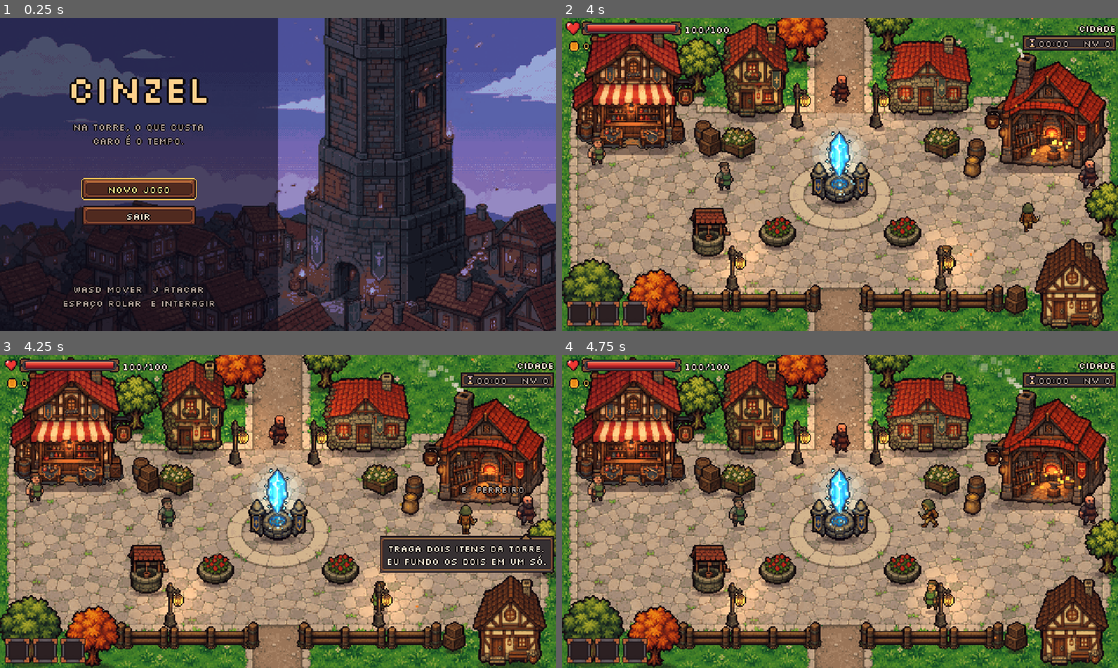
Above: before the commit, frames 1-4 (two rows, left to right).
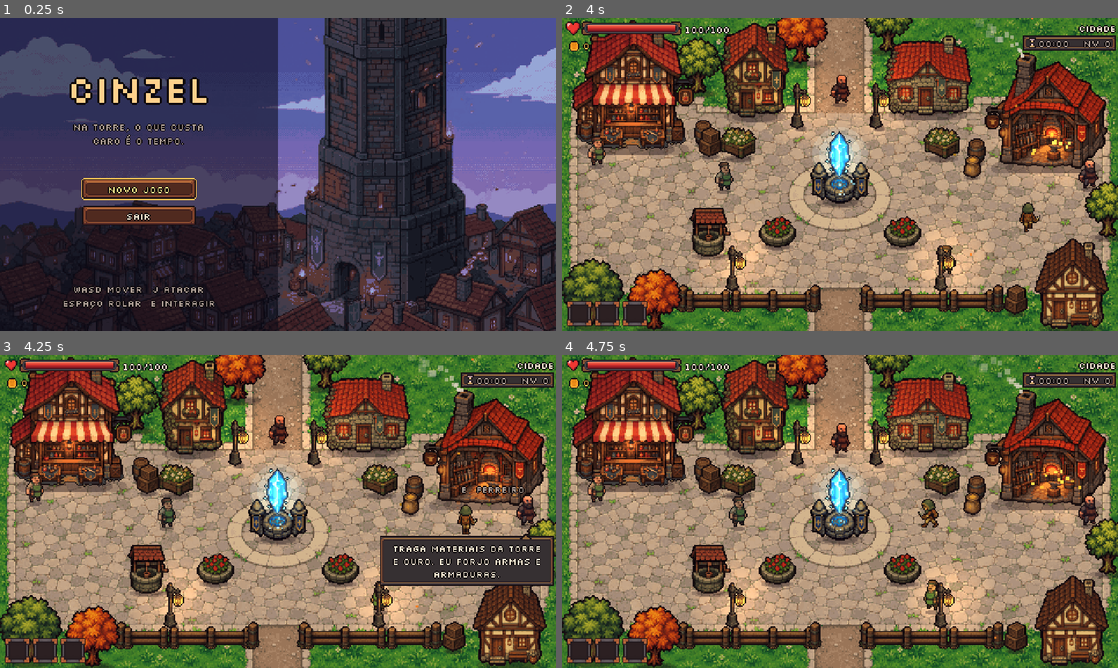
Above: after the commit, the same moments.

Repository: danicunhac/cinzel
Game: Godot game, scene res://ui/title.tscn
The game is run twice, just before and just after one commit, with the same random seed, the same clock (stepped at 60 frames per second) and the same inputs.
Inputs (mouse positions are in pixels of both pictures, inside the frame that each line leads up to):
- Up to frame 1 (0.25 s): no input
- Up to frame 2 (4 s): click "Novo jogo" at 0.5 s; tap Enter at 1.25 s; move the mouse to (962, 158) at 1.27 s; hold D (move_right) 1.28-2.03 s; tap E (interact) at 1.35, 2.3, 3.6 s; tap Space (roll) at 1.55, 2.1, 3.05 s; move the mouse to (728, 190) at 2.02 s; hold S (move_down) 2.03-2.78 s; move the mouse to (895, 105) at 2.77 s; hold D (move_right) 2.78-3.53 s; tap J (attack) at 2.85 s; move the mouse to (812, 237) at 3.52 s; hold W (move_up) from 3.53 s (still down)
- Up to frame 3 (4.25 s): keep holding W (move_up)
- Up to frame 4 (4.75 s): move the mouse to (1006, 558) at 4.27 s; release W (move_up) at 4.28 s; hold A (move_left) from 4.28 s (still down); tap Space (roll) at 4.35 s

Frames 1-2 are identical in both runs. In frame 3, 2.2% of the frame differs, in the area x 68-100%, y 60-74%; in frame 4, nothing differs.

Commit message:
fix: ferreiro forja com materiais e loja conta a mochila

Diff:
--- a/game/logic/forge.gd
+++ b/game/logic/forge.gd
@@ -60,6 +60,14 @@
 	return true
 
 
+## Whether any unlocked recipe can be forged right now (smith call to action).
+static func any_craftable(run: RunState) -> bool:
+	for id: StringName in RECIPES:
+		if can_craft(run, id):
+			return true
+	return false
+
+
 ## Spends materials and gold and puts the result in the backpack. Refused
 ## (nothing spent) when the result would not fit after paying.
 static func craft(run: RunState, recipe_id: StringName) -> bool:
--- a/game/logic/inventory.gd
+++ b/game/logic/inventory.gd
@@ -23,6 +23,8 @@
 ## Adds up to `qty`, filling stacks first, then empty slots. Returns what did
 ## not fit (0 when everything went in).
 func add(id: StringName, qty: int = 1) -> int:
+	if qty <= 0:
+		return 0
 	if not ItemDB.has(id):
 		push_error("Inventory.add: unknown item '%s'" % id)
 		return qty
@@ -45,9 +47,10 @@
 	return left
 
 
-## Removes `qty` units of `id` (from the last slots first). All or nothing.
+## Removes `qty` units of `id` (from the last slots first). All or nothing;
+## qty <= 0 removes nothing and returns false.
 func remove(id: StringName, qty: int = 1) -> bool:
-	if count(id) < qty:
+	if qty <= 0 or count(id) < qty:
 		return false
 	var left := qty
 	for i in range(slots.size() - 1, -1, -1):
--- /dev/null
+++ b/game/logic/loot_drop.gd
@@ -0,0 +1,11 @@
+class_name LootDrop
+extends RefCounted
+## One stack of loot rolled by LootTable.
+
+var id: StringName
+var qty: int
+
+
+func _init(item_id: StringName = &"", amount: int = 1) -> void:
+	id = item_id
+	qty = amount
--- a/game/logic/loot_table.gd
+++ b/game/logic/loot_table.gd
@@ -6,7 +6,7 @@
 ##   Bosses: gear of rare or better, 3 floor materials, maybe the tower
 ##   crystal, and the first boss gives an outfit.
 ## Rarity is weighted by floor and run clock level.
-## Drops are {"id": StringName, "qty": int}.
+## Drops are LootDrop (id, qty).
 
 const ENEMY_DROP_CHANCE := 0.5
 const ENEMY_MATERIALS: Dictionary[int, Dictionary] = {
@@ -44,13 +44,13 @@
 
 
 ## Material drop of one enemy (crawler, shooter, charger). [] when nothing drops.
-static func roll_enemy(enemy_type: StringName, floor_num: int, rng: RandomNumberGenerator) -> Array[Dictionary]:
-	var out: Array[Dictionary] = []
+static func roll_enemy(enemy_type: StringName, floor_num: int, rng: RandomNumberGenerator) -> Array[LootDrop]:
+	var out: Array[LootDrop] = []
 	var table: Dictionary = ENEMY_MATERIALS.get(clampi(floor_num, 1, 3), {})
 	if not table.has(enemy_type):
 		return out
 	if rng.randf() < ENEMY_DROP_CHANCE:
-		out.append({"id": table[enemy_type], "qty": 1})
+		out.append(LootDrop.new(table[enemy_type], 1))
 	return out
 
 
@@ -72,26 +72,26 @@
 
 ## Everything a floor boss drops.
 static func roll_boss(floor_num: int, clock_level: int, rng: RandomNumberGenerator,
-		exclude: Array[StringName] = []) -> Array[Dictionary]:
-	var out: Array[Dictionary] = []
+		exclude: Array[StringName] = []) -> Array[LootDrop]:
+	var out: Array[LootDrop] = []
 	var kinds := CHEST_KIND_WEIGHTS.duplicate()
 	kinds.erase(&"outfit")
 	var rarity := roll_rarity(floor_num, clock_level, rng)
 	if rarity == &"common":
 		rarity = &"rare"
-	out.append({"id": _gear(_pick(kinds, rng), rarity, rng), "qty": 1})
+	out.append(LootDrop.new(_gear(_pick(kinds, rng), rarity, rng), 1))
 	var mats := ItemDB.materials_of_floor(clampi(floor_num, 1, 3))
 	var counts: Dictionary[StringName, int] = {}
 	for i in BOSS_MATERIALS:
 		var m := mats[rng.randi_range(0, mats.size() - 1)]
 		counts[m] = counts.get(m, 0) + 1
 	for m: StringName in counts:
-		out.append({"id": m, "qty": counts[m]})
+		out.append(LootDrop.new(m, counts[m]))
 	if rng.randf() < BOSS_CRYSTAL_CHANCE.get(clampi(floor_num, 1, 3), 0.0):
-		out.append({"id": BOSS_CRYSTAL, "qty": 1})
+		out.append(LootDrop.new(BOSS_CRYSTAL, 1))
 	var outfit: StringName = BOSS_OUTFITS.get(floor_num, &"")
 	if outfit != &"" and not exclude.has(outfit):
-		out.append({"id": outfit, "qty": 1})
+		out.append(LootDrop.new(outfit, 1))
 	return out
 
 
--- a/game/logic/run_state.gd
+++ b/game/logic/run_state.gd
@@ -14,7 +14,7 @@
 var inventory: Inventory = Inventory.new(equipment.capacity())
 ## Outfits the player can wear. Visual only, so they survive death.
 var unlocked_outfits: Array[StringName] = [Equipment.STARTER_OUTFIT]
-## The town market keeps its prices between visits (not reset by death).
+## The town market keeps its prices between visits; death starts a fresh one.
 var market: Market = Market.new()
 var unlocked_floors: int = 1
 ## Bosses beaten in this run (unlocks forge recipes).
@@ -24,9 +24,12 @@
 ## Floor 1 opens with the 3 tutorial rooms until they are finished in this run.
 var tutorial_done: bool = false
 ## The equipped relics (old name kept for the HUD and the swap panel).
+## Read-only: change relics with add_item/replace_item/remove_item or equip.
 var items: Array[StringName]:
 	get:
 		return equipment.relics
+	set(_value):
+		push_error("RunState.items is read-only: use add_item, replace_item, remove_item or equip")
 
 
 func can_take_item() -> bool:
@@ -146,11 +149,12 @@
 	unlock_floor(floor_num + 1)
 
 
-## Loses everything and goes back to the starter kit. Unlocked outfits (and
-## the one being worn) stay.
+## Loses everything and goes back to the starter kit; the market starts fresh.
+## Unlocked outfits (and the one being worn) stay.
 func die() -> void:
 	var outfit := equipment.outfit
 	gold = 0
+	market = Market.new()
 	equipment = Equipment.starter()
 	equipment.outfit = outfit
 	inventory = Inventory.new(equipment.capacity())
--- a/game/tests/unit/test_equipment.gd
+++ b/game/tests/unit/test_equipment.gd
@@ -95,6 +95,42 @@
 	T.eq(inv.count(&"fang"), 7)
 
 
+func test_equip_weapon_from_full_backpack() -> void:
+	var eq := Equipment.starter()
+	var inv := Inventory.new(8)
+	inv.add(&"axe_war")
+	inv.add(&"fang", 7)
+	T.eq(inv.is_full(), true)
+	T.eq(eq.equip(&"axe_war", inv), true, "the axe's slot takes the old sword")
+	T.eq(inv.count(&"sword_iron"), 1)
+	T.eq(inv.is_full(), true)
+
+
+func test_swap_relic_from_full_backpack() -> void:
+	var eq := Equipment.starter()
+	eq.relics = [&"fang", &"spark", &"wind_cape"] as Array[StringName]
+	var inv := Inventory.new(8)
+	inv.add(&"glass_shield")
+	inv.add(&"axe_war", 7)
+	T.eq(eq.equip(&"glass_shield", inv, 2), true)
+	T.eq(eq.relics[2], &"glass_shield")
+	T.eq(inv.count(&"wind_cape"), 1)
+
+
+func test_downgrade_refused_from_full_medium_backpack() -> void:
+	var eq := Equipment.starter()
+	var inv := Inventory.new(8)
+	inv.add(&"backpack_medium")
+	eq.equip(&"backpack_medium", inv)
+	inv.add(&"fang", 13)
+	T.eq(inv.is_full(), true, "14 of 14")
+	T.eq(eq.equip(&"backpack_small", inv), false)
+	T.eq(eq.backpack, &"backpack_medium")
+	T.eq(inv.capacity, 14)
+	T.eq(inv.used(), 14, "nothing lost")
+	T.eq(inv.count(&"backpack_small"), 1)
+
+
 func test_relics_fill_then_swap() -> void:
 	var eq := Equipment.starter()
 	var inv := Inventory.new(8)
--- a/game/tests/unit/test_forge.gd
+++ b/game/tests/unit/test_forge.gd
@@ -27,6 +27,13 @@
 	T.ok(at2.size() > at1.size(), "beating floor 2 unlocks more")
 	T.eq(Forge.unlocked(3).size(), Forge.RECIPES.size())
 	T.ok(not at0.has(&"armor_shadow"), "late recipe locked at start")
+
+
+func test_any_craftable() -> void:
+	var run := RunState.new()
+	T.eq(Forge.any_craftable(run), false)
+	_fill(run, &"helm_iron")
+	T.eq(Forge.any_craftable(run), true)
 
 
 func test_craft_consumes_materials_and_gold() -> void:
--- a/game/tests/unit/test_inventory.gd
+++ b/game/tests/unit/test_inventory.gd
@@ -60,6 +60,17 @@
 	T.eq(inv.count(&"fang"), 7, "items kept and packed")
 
 
+func test_non_positive_qty_is_a_no_op() -> void:
+	var inv := Inventory.new(8)
+	T.eq(inv.add(&"mat_slime_gel", 0), 0)
+	T.eq(inv.add(&"mat_slime_gel", -3), 0)
+	T.ok(inv.is_empty(), "nothing added")
+	inv.add(&"mat_slime_gel", 2)
+	T.eq(inv.remove(&"mat_slime_gel", 0), false)
+	T.eq(inv.remove(&"mat_slime_gel", -1), false)
+	T.eq(inv.count(&"mat_slime_gel"), 2)
+
+
 func test_unknown_id_not_added() -> void:
 	var inv := Inventory.new(8)
 	T.eq(inv.add(&"nope"), 1)
--- a/game/tests/unit/test_loot_table.gd
+++ b/game/tests/unit/test_loot_table.gd
@@ -21,8 +21,15 @@
 	var b := _rng(9)
 	for i in 30:
 		T.eq(LootTable.roll_chest(2, 3, a), LootTable.roll_chest(2, 3, b))
-		T.eq(LootTable.roll_enemy(&"crawler", 1, a), LootTable.roll_enemy(&"crawler", 1, b))
-		T.eq(LootTable.roll_boss(3, 1, a), LootTable.roll_boss(3, 1, b))
+		T.eq(_flat(LootTable.roll_enemy(&"crawler", 1, a)), _flat(LootTable.roll_enemy(&"crawler", 1, b)))
+		T.eq(_flat(LootTable.roll_boss(3, 1, a)), _flat(LootTable.roll_boss(3, 1, b)))
+
+
+func _flat(drops: Array[LootDrop]) -> Array[String]:
+	var out: Array[String] = []
+	for d in drops:
+		out.append("%s:%d" % [d.id, d.qty])
+	return out
 
 
 func test_rarity_weights_shift_with_floor_and_clock() -> void:
@@ -63,11 +70,11 @@
 	var rng := _rng(1)
 	var seen: Dictionary[StringName, bool] = {}
 	for i in 200:
-		for drop: Dictionary in LootTable.roll_enemy(&"shooter", 2, rng):
-			seen[drop["id"]] = true
+		for drop: LootDrop in LootTable.roll_enemy(&"shooter", 2, rng):
+			seen[drop.id] = true
 	T.eq(seen.keys(), [LootTable.ENEMY_MATERIALS[2][&"shooter"]], "one material per type and floor")
 	T.ok(ItemDB.materials_of_floor(2).has(LootTable.ENEMY_MATERIALS[2][&"shooter"]), "floor 2 material")
-	T.eq(LootTable.roll_enemy(&"ghost", 1, rng), [] as Array[Dictionary], "unknown enemy drops nothing")
+	T.ok(LootTable.roll_enemy(&"ghost", 1, rng).is_empty(), "unknown enemy drops nothing")
 
 
 func test_enemy_drop_chance() -> void:
@@ -83,14 +90,14 @@
 	var drops := LootTable.roll_boss(1, 0, rng)
 	var gear := 0
 	var mats := 0
-	for d: Dictionary in drops:
-		var k := ItemDB.kind(d["id"])
+	for d: LootDrop in drops:
+		var k := ItemDB.kind(d.id)
 		if k == &"material":
-			mats += int(d["qty"])
+			mats += d.qty
 		else:
 			gear += 1
 			if k != &"outfit":
-				T.ok(ItemDB.rarity(d["id"]) != &"common", "boss gear is at least rare")
+				T.ok(ItemDB.rarity(d.id) != &"common", "boss gear is at least rare")
 	T.ok(gear >= 1, "boss gives gear")
 	T.ok(mats >= LootTable.BOSS_MATERIALS, "boss gives materials")
 
@@ -99,7 +106,7 @@
 	var rng := _rng(8)
 	for i in 20:
 		var has := false
-		for d: Dictionary in LootTable.roll_boss(3, 0, rng):
-			if d["id"] == &"mat_tower_crystal":
+		for d: LootDrop in LootTable.roll_boss(3, 0, rng):
+			if d.id == &"mat_tower_crystal":
 				has = true
 		T.ok(has, "crystal on floor 3 boss")
--- a/game/tests/unit/test_run_state.gd
+++ b/game/tests/unit/test_run_state.gd
@@ -1,7 +1,7 @@
 extends RefCounted
 
 ## Tests whose push_error is the behaviour under test (see run_tests.gd).
-const EXPECTS_ERRORS: Array[String] = ["test_add_unknown_item_rejected"]
+const EXPECTS_ERRORS: Array[String] = ["test_add_unknown_item_rejected", "test_items_is_read_only"]
 
 var _fired: int = 0
 
@@ -176,3 +176,18 @@
 
 func test_hp_defaults_to_base_max() -> void:
 	T.eq(RunState.new().hp, 100)
+
+
+func test_die_resets_market() -> void:
+	var r := RunState.new()
+	r.market.begin_visit(RandomNumberGenerator.new())
+	r.market.factors[&"fang"] = 0.4
+	r.die()
+	T.near(r.market.factor(&"fang"), 1.0)
+	T.eq(r.market.visits, 0, "new run, fresh market")
+
+
+func test_items_is_read_only() -> void:
+	var r := RunState.new()
+	r.items = [&"fang"] as Array[StringName]
+	T.ok(r.items.is_empty(), "assignment ignored: use add_item or equip")
--- a/game/tests/unit/test_town_cta.gd
+++ b/game/tests/unit/test_town_cta.gd
@@ -32,8 +32,8 @@
 	T.ok(TownLogic.cta_visible(&"shop", &"shop", 0), "shop in range")
 	T.ok(not TownLogic.cta_visible(&"shop", &"", 3), "out of range")
 	T.ok(not TownLogic.cta_visible(&"shop", &"smith", 3), "in range of another spot")
-	T.ok(not TownLogic.cta_visible(&"smith", &"smith", 1), "smith needs two items")
-	T.ok(TownLogic.cta_visible(&"smith", &"smith", 2), "smith with two items")
+	T.ok(not TownLogic.cta_visible(&"smith", &"smith", 5, false), "smith needs a craftable recipe")
+	T.ok(TownLogic.cta_visible(&"smith", &"smith", 0, true), "smith with a craftable recipe")
 	T.ok(TownLogic.cta_visible(&"teleport", &"teleport", 0), "crystal always works")
 	T.ok(not TownLogic.cta_visible(&"", &"", 0), "no spot")
 
@@ -51,12 +51,14 @@
 	player.global_position = TownScript.SPOTS[&"smith"]
 	await _tree().process_frame
 	T.eq(town.near, &"smith")
-	T.ok(not town._ctas[&"smith"].active, "no items: no smith ring")
+	T.ok(not town._ctas[&"smith"].active, "nothing to forge: no smith ring")
 	T.ok(town._bubble.visible, "smith still talks")
-	_game().run.add_item(&"fang")
-	_game().run.add_item(&"spark")
+	T.eq(town._bubble.label.text, TownScript.LINES["smith_wait"])
+	_game().run.inventory.add(&"mat_stone_shard", 4)
+	_game().run.add_gold(35)
 	await _tree().process_frame
-	T.ok(town._ctas[&"smith"].active, "two items: smith ring")
+	T.ok(town._ctas[&"smith"].active, "craftable recipe: smith ring")
+	T.eq(town._bubble.label.text, TownScript.LINES["smith"])
 	player.global_position = TownScript.SPAWN
 	await _tree().process_frame
 	T.eq(town.near, &"")
@@ -65,6 +67,29 @@
 		T.ok(not town._ctas[id].active, "%s ring off" % id)
 	town.free()
 	_game().new_run()
+
+
+func test_shop_line_counts_the_backpack() -> void:
+	_game().new_run()
+	var town := await _spawn("res://world/town.tscn")
+	var player := town.get_node("Player") as Player
+	player.global_position = TownScript.SPOTS[&"shop"]
+	_game().run.add_item(&"fang")
+	_game().run.add_item(&"spark")
+	await _tree().process_frame
+	T.eq(town._bubble.label.text, TownScript.LINES["shop"], "equipped relics are not for sale")
+	_game().run.inventory.add(&"mat_slime_gel")
+	await _tree().process_frame
+	T.eq(town._bubble.label.text, TownScript.LINES["shop_sell"], "backpack item: sell line")
+	town.free()
+	_game().new_run()
+
+
+func test_smith_lines_talk_about_forging() -> void:
+	for key: String in ["smith", "smith_wait"]:
+		var text: String = TownScript.LINES[key]
+		T.ok(not text.contains("dois itens"), "%s: no more 2-for-1 trade" % key)
+		T.ok(text.contains("materia"), "%s mentions materials" % key)
 
 
 func test_bubble_lines_fit_25_words_3_lines() -> void:
--- a/game/world/town.gd
+++ b/game/world/town.gd
@@ -41,8 +41,8 @@
 const LINES: Dictionary[String, String] = {
 	"shop": "Poções frescas, lâminas afiadas. Ouro na mão, item na bolsa!",
 	"shop_sell": "Achou algo na torre? Eu compro, e pago bem.",
-	"smith": "Me dê dois itens e eu forjo um novo no fogo.",
-	"smith_wait": "Traga dois itens da torre. Eu fundo os dois em um só.",
+	"smith": "Você tem o material certo! Escolha a receita e eu forjo na hora.",
+	"smith_wait": "Traga materiais da torre e ouro. Eu forjo armas e armaduras.",
 }
 
 ## Large pieces: [name, base position (origin), footprint size or ZERO for
@@ -162,7 +162,7 @@
 		for id in String(args["items"]).split(",", false):
 			Game.run.add_item(StringName(id))
 	if args.has("floors"):
-		Game.run.unlock_floor(int(args["floors"]))
+		Game.run.beat_floor(int(args["floors"]) - 1)
 	if args.has("player"):
 		var xy := String(args["player"]).split(",")
 		player.global_position = Vector2(float(xy[0]), float(xy[1]))
@@ -173,9 +173,10 @@
 func _process(delta: float) -> void:
 	_t += delta
 	near = _nearest_spot()
-	var items := Game.run.items.size()
+	var items := Game.run.inventory.used()
+	var can_forge := Forge.any_craftable(Game.run)
 	for id: StringName in _ctas:
-		var on := TownLogic.cta_visible(id, near, items)
+		var on := TownLogic.cta_visible(id, near, items, can_forge)
 		_ctas[id].active = on
 		var glow := 1.0 + (0.1 + 0.06 * sin(_t * 4.0) if on else 0.0)
 		_glow_targets[id].modulate = Color(glow, glow, glow * 0.96)
@@ -209,12 +210,13 @@
 
 
 ## Line the NPC at `id` says now ("" for the crystal, which has no speaker).
+## `item_count` is the backpack's used slots.
 func line_for(id: StringName, item_count: int) -> String:
 	match id:
 		&"shop":
 			return LINES["shop_sell"] if item_count > 0 else LINES["shop"]
 		&"smith":
-			return LINES["smith"] if item_count >= 2 else LINES["smith_wait"]
+			return LINES["smith"] if Forge.any_craftable(Game.run) else LINES["smith_wait"]
 	return ""
 
 
@@ -230,7 +232,7 @@
 		return
 	_hint.visible = true
 	_hint.text = "E  %s" % SPOT_NAMES[near]
-	var ok := TownLogic.can_act(near, items)
+	var ok := TownLogic.can_act(near, items, Forge.any_craftable(Game.run))
 	_hint.add_theme_color_override("font_color", UiKit.COLOR_ITEM if ok else UiKit.COLOR_MUTED)
 	# Over the player's head, except at the crystal, where that would cover
 	# the crystal itself: there it goes under the feet.
--- a/game/world/town_logic.gd
+++ b/game/world/town_logic.gd
@@ -20,20 +20,21 @@
 
 
 ## Whether the spot has something to do right now. The shop always can (buy
-## or sell), the smith needs two items to trade, the crystal always works.
-static func can_act(id: StringName, item_count: int) -> bool:
+## or sell), the smith when a recipe can be forged (Forge.any_craftable), the
+## crystal always works. `item_count` is the backpack's used slots.
+static func can_act(id: StringName, _item_count: int, can_forge: bool = false) -> bool:
 	match id:
 		&"shop", &"teleport":
 			return true
 		&"smith":
-			return item_count >= 2
+			return can_forge
 	return false
 
 
 ## The ring and glow show only on the spot the player is at, and only when
 ## there is an action to take there.
-static func cta_visible(id: StringName, near: StringName, item_count: int) -> bool:
-	return id != &"" and id == near and can_act(id, item_count)
+static func cta_visible(id: StringName, near: StringName, item_count: int, can_forge: bool = false) -> bool:
+	return id != &"" and id == near and can_act(id, item_count, can_forge)
 
 
 static func word_count(text: String) -> int:
Not shown, added: game/logic/loot_drop.gd.uid
